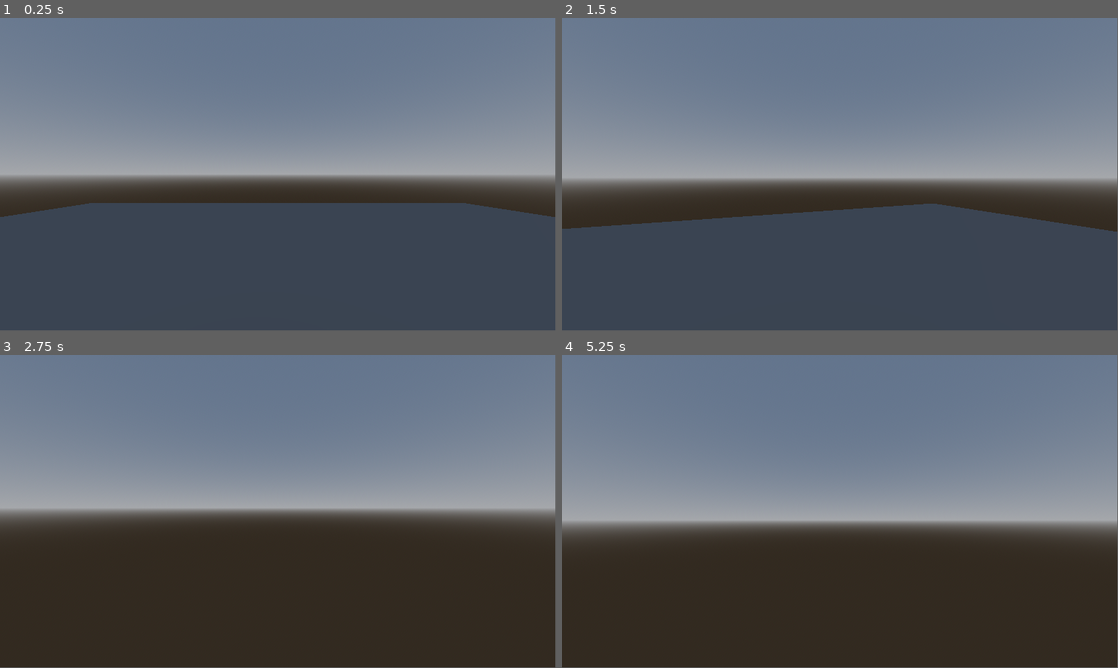
Above: before the commit, frames 1-4 (two rows, left to right).
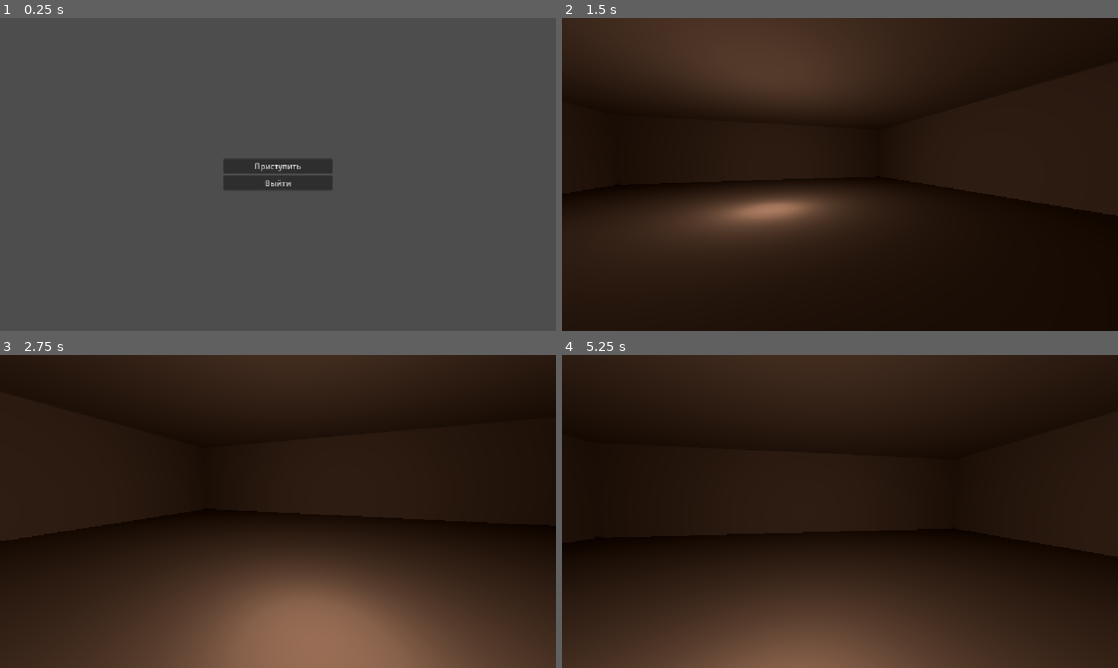
Above: after the commit, the same moments.

Repository: NikolayLobkov/3hourjam
Game: Godot game, scene res://main_menu/main_menu.tscn
Two runs of this game, one before a commit and one after it. Both use one fixed random seed, a clock stepped at 60 frames per second and the inputs below. Before the commit the project starts from res://levels/test.tscn. The engine's default icon, where the game draws it, is replaced by a stand-in: a white triangle on a blue panel in a dark square.
Inputs (mouse positions are in pixels of both pictures, inside the frame that each line leads up to):
- Up to frame 1 (0.25 s): no input
- Up to frame 2 (1.5 s): click (840, 165) at 0.5 s, where only the run after the commit has a clickable "Приступить"; tap Enter at 1.25 s; move the mouse to (867, 171) at 1.27 s; hold W (move_forward) from 1.28 s (still down)
- Up to frame 3 (2.75 s): keep holding W (move_forward); move the mouse to (250, 511) at 2.02 s
- Up to frame 4 (5.25 s): keep holding W (move_forward); move the mouse to (851, 505) at 2.77 s; tap Space at 3.5, 5 s; move the mouse to (834, 514) at 3.52 s; tap Enter at 4.25 s; move the mouse to (878, 514) at 4.27 s; move the mouse to (795, 508) at 5.02 s
In our replay, the window is 799x449 before the commit and 800x450 after it. These sizes can differ from the game's own. Grey fills any space a smaller window leaves; there, only what the larger window draws over its background counts as a difference.

The runs differ from the first frame. In frame 1, 57% of the frame differs, in the area x 0-100%, y 0-64%; in frame 2, 97%, in the area x 0-100%, y 0-100%; in frame 3, 78%; in frame 4, 75%.

Commit message:
room

Diff:
--- /dev/null
+++ b/global/game_manager.gd
@@ -0,0 +1 @@
+extends Node
--- /dev/null
+++ b/global/scene_loader.gd
@@ -0,0 +1,32 @@
+class_name SceneLoader extends Node
+
+
+@export_file_path('*.tscn') var scene_path: String
+@export var autoload: bool = true
+
+var loaded: bool = false
+var progress: Array
+
+
+func _ready() -> void:
+	if autoload:
+		begin_loading()
+
+func begin_loading() -> void:
+	ResourceLoader.load_threaded_request(scene_path)
+
+func _process(_delta: float) -> void:
+	match ResourceLoader.load_threaded_get_status(scene_path, progress):
+		ResourceLoader.THREAD_LOAD_LOADED:
+			loaded = true
+		ResourceLoader.THREAD_LOAD_IN_PROGRESS:
+			pass
+		ResourceLoader.THREAD_LOAD_FAILED:
+			pass
+			#get_tree().quit()
+
+func change_scene() -> void:
+	if not loaded: return
+	var scene: Resource = ResourceLoader.load_threaded_get(scene_path)
+	if scene is PackedScene:
+		get_tree().change_scene_to_packed(scene)
--- /dev/null
+++ b/global/scene_loader.tscn
@@ -0,0 +1,6 @@
+[gd_scene load_steps=2 format=3 uid="uid://c3cqpnvbja3n0"]
+
+[ext_resource type="Script" uid="uid://bkbyjqs1hudg8" path="res://global/scene_loader.gd" id="1_aagan"]
+
+[node name="SceneLoader" type="Node"]
+script = ExtResource("1_aagan")
--- /dev/null
+++ b/global/trigger.gd
@@ -0,0 +1,15 @@
+class_name Trigger extends Area3D
+
+
+signal player_entered(player: Player)
+signal player_exited(player: Player)
+
+
+func _init() -> void:
+	body_entered.connect(_body_entered)
+	body_exited.connect(_body_exited)
+
+func _body_entered(body: CollisionObject3D) -> void:
+	if body is Player: player_entered.emit(body)
+func _body_exited(body: CollisionObject3D) -> void:
+	if body is Player: player_exited.emit(body)
--- /dev/null
+++ b/global/trigger.tscn
@@ -0,0 +1,6 @@
+[gd_scene load_steps=2 format=3 uid="uid://tr2gnn5ud7dr"]
+
+[ext_resource type="Script" uid="uid://dijp3wbt23t6d" path="res://global/trigger.gd" id="1_e8jgi"]
+
+[node name="Trigger" type="Area3D"]
+script = ExtResource("1_e8jgi")
--- a/levels/environment_0.tres
+++ b/levels/environment_0.tres
@@ -6,5 +6,8 @@
 sky_material = SubResource("ProceduralSkyMaterial_72lju")
 
 [resource]
-background_mode = 2
+background_mode = 1
 sky = SubResource("Sky_lkjt4")
+fog_enabled = true
+fog_light_color = Color(0, 0, 0, 1)
+adjustment_enabled = true
--- a/levels/test.tscn
+++ /dev/null
@@ -1,16 +0,0 @@
-[gd_scene load_steps=3 format=3 uid="uid://ckb3b8k2wrso6"]
-
-[ext_resource type="PackedScene" uid="uid://lbyfu5tppd00" path="res://player/player.tscn" id="1_72lju"]
-[ext_resource type="Environment" uid="uid://dgn7yadiyci1m" path="res://levels/environment_0.tres" id="2_lkjt4"]
-
-[node name="Test" type="Node3D"]
-
-[node name="Player" parent="." instance=ExtResource("1_72lju")]
-
-[node name="WorldEnvironment" type="WorldEnvironment" parent="."]
-environment = ExtResource("2_lkjt4")
-
-[node name="CSGBox3D" type="CSGBox3D" parent="."]
-transform = Transform3D(1, 0, 0, 0, 1, 0, 0, 0, 1, 0, -0.4810121, 0)
-use_collision = true
-size = Vector3(22, 1, 22)
--- /dev/null
+++ b/levels/test_room.tscn
@@ -0,0 +1,48 @@
+[gd_scene load_steps=8 format=3 uid="uid://ckb3b8k2wrso6"]
+
+[ext_resource type="PackedScene" uid="uid://bkt51lajufn0b" path="res://levels/models/test_room.fbx" id="1_np6ep"]
+[ext_resource type="Environment" uid="uid://dgn7yadiyci1m" path="res://levels/environment_0.tres" id="2_wyybw"]
+[ext_resource type="PackedScene" uid="uid://lbyfu5tppd00" path="res://player/player.tscn" id="3_y5wqh"]
+[ext_resource type="Script" uid="uid://bkhvmkrwodyya" path="res://objects/ritual_area.gd" id="4_77pwf"]
+[ext_resource type="Texture2D" uid="uid://dxvv8weavsw3p" path="res://icon.svg" id="5_lktwm"]
+[ext_resource type="PackedScene" uid="uid://tr2gnn5ud7dr" path="res://global/trigger.tscn" id="6_bodbi"]
+
+[sub_resource type="BoxShape3D" id="BoxShape3D_pnvjf"]
+size = Vector3(2, 3, 2)
+
+[node name="TestRoom" type="Node3D"]
+
+[node name="TestRoom" parent="." instance=ExtResource("1_np6ep")]
+
+[node name="OmniLight3D" type="OmniLight3D" parent="TestRoom"]
+transform = Transform3D(1, 0, 0, 0, 1, 0, 0, 0, 1, 0, 0.9971597, 0)
+light_color = Color(1, 0.7276667, 0.57, 1)
+light_energy = 0.4
+light_size = 1.0
+light_specular = 0.0
+light_bake_mode = 1
+shadow_enabled = true
+shadow_opacity = 0.67
+shadow_blur = 1.8
+omni_range = 30.575329
+
+[node name="WorldEnvironment" type="WorldEnvironment" parent="TestRoom"]
+environment = ExtResource("2_wyybw")
+
+[node name="Player" parent="." instance=ExtResource("3_y5wqh")]
+transform = Transform3D(1, 0, 0, 0, 1, 0, 0, 0, 1, 0, 0, 7.642568)
+
+[node name="RitualArea" type="Node3D" parent="."]
+script = ExtResource("4_77pwf")
+
+[node name="Decal" type="Decal" parent="RitualArea"]
+texture_albedo = ExtResource("5_lktwm")
+cull_mask = 1
+
+[node name="Trigger" parent="RitualArea" instance=ExtResource("6_bodbi")]
+
+[node name="CollisionShape3D" type="CollisionShape3D" parent="RitualArea/Trigger"]
+transform = Transform3D(1, 0, 0, 0, 1, 0, 0, 0, 1, 0, 1.5, 0)
+shape = SubResource("BoxShape3D_pnvjf")
+
+[connection signal="player_entered" from="RitualArea/Trigger" to="RitualArea" method="_on_trigger_player_entered"]
--- /dev/null
+++ b/main_menu/main_menu.gd
@@ -0,0 +1 @@
+extends CanvasLayer
--- /dev/null
+++ b/main_menu/main_menu.tscn
@@ -0,0 +1,64 @@
+[gd_scene load_steps=5 format=3 uid="uid://06yuwt2lfnj0"]
+
+[ext_resource type="Script" uid="uid://b52u3yxs4qx6p" path="res://main_menu/main_menu.gd" id="1_oa53l"]
+[ext_resource type="Script" uid="uid://w1r5ytkxyrfd" path="res://main_menu/menus/main.gd" id="2_d3a7t"]
+[ext_resource type="PackedScene" uid="uid://c3cqpnvbja3n0" path="res://global/scene_loader.tscn" id="3_3shxk"]
+
+[sub_resource type="StyleBoxEmpty" id="StyleBoxEmpty_1h4yd"]
+
+[node name="MainMenu" type="CanvasLayer"]
+script = ExtResource("1_oa53l")
+
+[node name="Control" type="Control" parent="."]
+layout_mode = 3
+anchors_preset = 15
+anchor_right = 1.0
+anchor_bottom = 1.0
+grow_horizontal = 2
+grow_vertical = 2
+
+[node name="TabContainer" type="TabContainer" parent="Control"]
+layout_mode = 1
+anchors_preset = 15
+anchor_right = 1.0
+anchor_bottom = 1.0
+grow_horizontal = 2
+grow_vertical = 2
+theme_override_styles/panel = SubResource("StyleBoxEmpty_1h4yd")
+current_tab = 0
+clip_tabs = false
+tabs_visible = false
+
+[node name="Main" type="Control" parent="Control/TabContainer"]
+layout_mode = 2
+script = ExtResource("2_d3a7t")
+metadata/_tab_index = 0
+
+[node name="LevelLoader" parent="Control/TabContainer/Main" instance=ExtResource("3_3shxk")]
+scene_path = "res://levels/test_room.tscn"
+
+[node name="VBoxContainer" type="VBoxContainer" parent="Control/TabContainer/Main"]
+layout_mode = 1
+anchors_preset = 8
+anchor_left = 0.5
+anchor_top = 0.5
+anchor_right = 0.5
+anchor_bottom = 0.5
+offset_left = -113.0
+offset_top = -157.5
+offset_right = 113.0
+offset_bottom = 157.5
+grow_horizontal = 2
+grow_vertical = 2
+alignment = 1
+
+[node name="Start" type="Button" parent="Control/TabContainer/Main/VBoxContainer"]
+layout_mode = 2
+text = "Приступить"
+
+[node name="Quit" type="Button" parent="Control/TabContainer/Main/VBoxContainer"]
+layout_mode = 2
+text = "Выйти"
+
+[connection signal="pressed" from="Control/TabContainer/Main/VBoxContainer/Start" to="Control/TabContainer/Main" method="_on_start_pressed"]
+[connection signal="pressed" from="Control/TabContainer/Main/VBoxContainer/Quit" to="Control/TabContainer/Main" method="_on_quit_pressed"]
--- /dev/null
+++ b/main_menu/menus/main.gd
@@ -0,0 +1,11 @@
+extends Control
+
+
+
+@onready var level_loader: SceneLoader = $LevelLoader
+
+
+func _on_start_pressed() -> void:
+	level_loader.change_scene()
+func _on_quit_pressed() -> void:
+	get_tree().quit()
--- /dev/null
+++ b/objects/ritual_area.gd
@@ -0,0 +1,8 @@
+extends Node3D
+
+
+
+func _on_trigger_player_entered(player: Player) -> void:
+	print('Player entered: ', player)
+
+	player.input_enabled = false
--- /dev/null
+++ b/objects/stand.tscn
@@ -0,0 +1,10 @@
+[gd_scene load_steps=2 format=3 uid="uid://ny8oa14jrmnh"]
+
+[sub_resource type="BoxMesh" id="BoxMesh_fpip3"]
+size = Vector3(1, 2, 1)
+
+[node name="Stand" type="StaticBody3D"]
+
+[node name="MeshInstance3D" type="MeshInstance3D" parent="."]
+transform = Transform3D(1, 0, 0, 0, 1, 0, 0, 0, 1, 0, 1, 0)
+mesh = SubResource("BoxMesh_fpip3")
--- a/player/player.gd
+++ b/player/player.gd
@@ -1,13 +1,19 @@
-extends CharacterBody3D
+class_name Player extends CharacterBody3D
 
 
 const CAMERA_SENSITIVITY: float = 0.006
+const CAMERA_SMOOTH: float = 8.0
 
 @onready var camera_pivot: Node3D = $CameraPivot
 
-var cur_speed: float = 10.0
+var cur_speed: float = 4.0
 
+var input_enabled: bool = true
 var input_direction: Vector2
+
+var look_relative: Vector3 = Vector3.ZERO
+var look_velocity: Vector3 = Vector3.ZERO
+var look_rotation: Vector3 = Vector3.ZERO
 
 
 func _ready() -> void:
@@ -15,7 +21,11 @@
 
 
 func _physics_process(_delta: float) -> void:
-	input_direction = Input.get_vector('move_left', 'move_right', 'move_forward', 'move_backward')
+	if input_enabled:
+		input_direction = Input.get_vector('move_left', 'move_right', 'move_forward', 'move_backward')
+	else:
+		input_direction = Vector2.ZERO
+
 
 	velocity.x = input_direction.x * cur_speed
 	velocity.z = input_direction.y * cur_speed
@@ -28,10 +38,23 @@
 	move_and_slide()
 
 
+func _process(delta: float) -> void:
+
+	look_velocity = look_velocity.lerp(look_relative, delta * CAMERA_SMOOTH)
+	look_rotation.y += look_velocity.y
+	look_rotation.x = clampf(look_rotation.x + look_velocity.x, -PI / 2.0, PI / 2.0)
+
+	look_relative = Vector3.ZERO
+
+	rotation.y = look_rotation.y
+	camera_pivot.rotation.x = look_rotation.x
+
+
 func _unhandled_input(event: InputEvent) -> void:
 	if event is InputEventMouseMotion:
-		rotation.y -= event.relative.x * CAMERA_SENSITIVITY
-		camera_pivot.rotation.x = clampf(camera_pivot.rotation.x - event.relative.y * CAMERA_SENSITIVITY, -PI / 2.0, PI / 2.0)
+		if input_enabled:
+			look_relative.y -= event.relative.x * CAMERA_SENSITIVITY
+			look_relative.x -= event.relative.y * CAMERA_SENSITIVITY
 
 	if event is InputEventKey:
 		if event.keycode == KEY_ESCAPE and event.is_pressed():
--- a/player/player.tscn
+++ b/player/player.tscn
@@ -1,12 +1,17 @@
-[gd_scene load_steps=4 format=3 uid="uid://lbyfu5tppd00"]
+[gd_scene load_steps=5 format=3 uid="uid://lbyfu5tppd00"]
 
 [ext_resource type="Script" uid="uid://s8j5d28vx12a" path="res://player/player.gd" id="1_oul6g"]
 
 [sub_resource type="CapsuleShape3D" id="CapsuleShape3D_kqu6x"]
 
 [sub_resource type="CapsuleMesh" id="CapsuleMesh_kqu6x"]
+radial_segments = 8
+rings = 1
+
+[sub_resource type="StandardMaterial3D" id="StandardMaterial3D_oul6g"]
 
 [node name="Player" type="CharacterBody3D"]
+physics_interpolation_mode = 1
 script = ExtResource("1_oul6g")
 
 [node name="CollisionShape" type="CollisionShape3D" parent="."]
@@ -14,12 +19,15 @@
 shape = SubResource("CapsuleShape3D_kqu6x")
 
 [node name="TestMesh" type="MeshInstance3D" parent="CollisionShape"]
+transform = Transform3D(1, 0, 0, 0, 1, 0, 0, 0, 1, 0, 0, 0.31129992)
 mesh = SubResource("CapsuleMesh_kqu6x")
 skeleton = NodePath("../..")
+surface_material_override/0 = SubResource("StandardMaterial3D_oul6g")
 
 [node name="CameraPivot" type="Node3D" parent="."]
-transform = Transform3D(1, 0, 0, 0, 1, 0, 0, 0, 1, 0, 1.7047167, 0)
+transform = Transform3D(1, 0, 0, 0, 1, 0, 0, 0, 1, 0, 1.7047167, -0.29352796)
 
 [node name="Camera" type="Camera3D" parent="CameraPivot"]
+transform = Transform3D(1, 0, 0, 0, 1, 0, 0, 0, 1, 0, 0, -0.027825505)
 fov = 80.0
 near = 0.001
--- a/project.godot
+++ b/project.godot
@@ -10,10 +10,18 @@
 
 [application]
 
-config/name="3 Hour Jam"
-run/main_scene="uid://ckb3b8k2wrso6"
+config/name="3 Hour Jam (Ritual)"
+run/main_scene="uid://06yuwt2lfnj0"
 config/features=PackedStringArray("4.5", "GL Compatibility")
 config/icon="res://icon.svg"
+
+[autoload]
+
+GameManager="*res://global/game_manager.gd"
+
+[display]
+
+window/stretch/mode="canvas_items"
 
 [input]
 
@@ -37,8 +45,37 @@
 "events": [Object(InputEventKey,"resource_local_to_scene":false,"resource_name":"","device":-1,"window_id":0,"alt_press …(192 unchanged characters)…
 ]
 }
+action_1={
+"deadzone": 0.2,
+"events": [Object(InputEventKey,"resource_local_to_scene":false,"resource_name":"","device":-1,"window_id":0,"alt_pressed":false,"shift_pressed":false,"ctrl_pressed":false,"meta_pressed":false,"pressed":false,"keycode":0,"physical_keycode":49,"key_label":0,"unicode":49,"location":0,"echo":false,"script":null)
+]
+}
+action_2={
+"deadzone": 0.2,
+"events": [Object(InputEventKey,"resource_local_to_scene":false,"resource_name":"","device":-1,"window_id":0,"alt_pressed":false,"shift_pressed":false,"ctrl_pressed":false,"meta_pressed":false,"pressed":false,"keycode":0,"physical_keycode":50,"key_label":0,"unicode":50,"location":0,"echo":false,"script":null)
+]
+}
+action_3={
+"deadzone": 0.2,
+"events": [Object(InputEventKey,"resource_local_to_scene":false,"resource_name":"","device":-1,"window_id":0,"alt_pressed":false,"shift_pressed":false,"ctrl_pressed":false,"meta_pressed":false,"pressed":false,"keycode":0,"physical_keycode":51,"key_label":0,"unicode":51,"location":0,"echo":false,"script":null)
+]
+}
+action_4={
+"deadzone": 0.2,
+"events": [Object(InputEventKey,"resource_local_to_scene":false,"resource_name":"","device":-1,"window_id":0,"alt_pressed":false,"shift_pressed":false,"ctrl_pressed":false,"meta_pressed":false,"pressed":false,"keycode":0,"physical_keycode":52,"key_label":0,"unicode":52,"location":0,"echo":false,"script":null)
+]
+}
+action_5={
+"deadzone": 0.2,
+"events": [Object(InputEventKey,"resource_local_to_scene":false,"resource_name":"","device":-1,"window_id":0,"alt_pressed":false,"shift_pressed":false,"ctrl_pressed":false,"meta_pressed":false,"pressed":false,"keycode":0,"physical_keycode":53,"key_label":0,"unicode":53,"location":0,"echo":false,"script":null)
+]
+}
+action_6={
+"deadzone": 0.2,
+"events": [Object(InputEventKey,"resource_local_to_scene":false,"resource_name":"","device":-1,"window_id":0,"alt_pressed":false,"shift_pressed":false,"ctrl_pressed":false,"meta_pressed":false,"pressed":false,"keycode":0,"physical_keycode":54,"key_label":0,"unicode":54,"location":0,"echo":false,"script":null)
+]
+}
 
 [rendering]
 
-renderer/rendering_method="gl_compatibility"
-renderer/rendering_method.mobile="gl_compatibility"
+renderer/rendering_method="mobile"
Not shown, added: export_presets.cfg
Not shown, added: global/game_manager.gd.uid
Not shown, added: global/scene_loader.gd.uid
Not shown, added: global/trigger.gd.uid
Binary file added: levels/models/test_room.fbx
Not shown, added: levels/models/test_room.fbx.import
Not shown, added: main_menu/main_menu.gd.uid
Not shown, added: main_menu/menus/main.gd.uid
Not shown, added: objects/ritual_area.gd.uid
